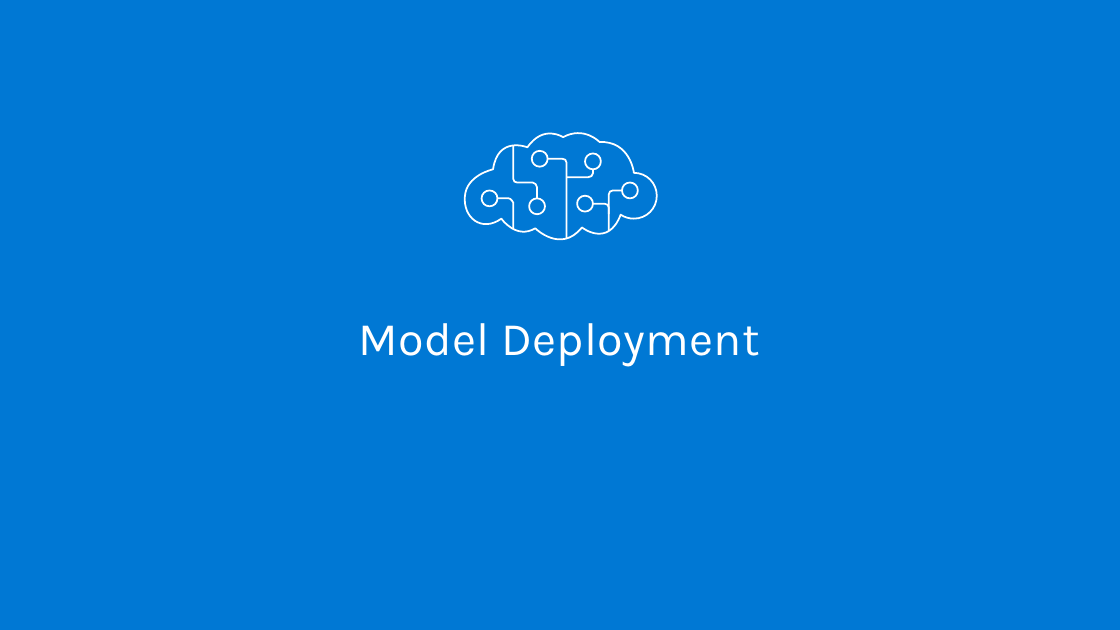
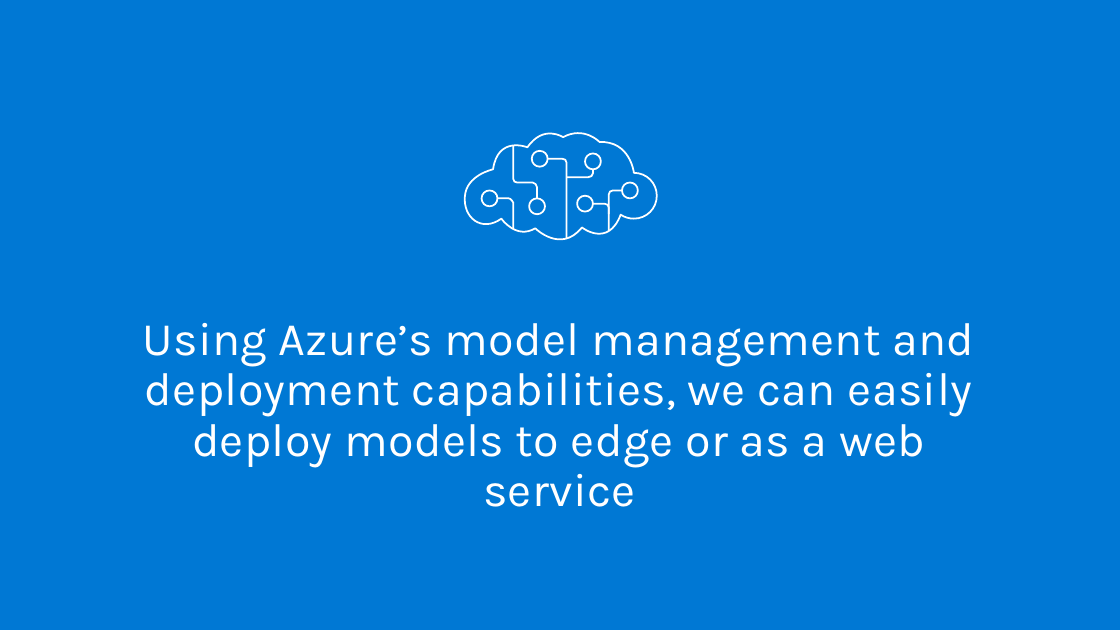
Before and after one commit to isabella232/Ignite2019-pre-day, a slide deck: slide 27 of Azure Machine Learning service - Overview.pptx (slide 28 before the commit). Drawn at 1120x630 pixels with LibreOffice and Linux fonts; fonts in the diff are those of the drawing; background and template pictures are left out. Boxes give left, top, right and bottom in pixels: in the first picture for what was removed or moved away, otherwise in the second. Text is boxed around its words. In the diff, an @@ line names an element or a change of style, - is before the commit and + after.

```diff
--- a/Azure Machine Learning service - Overview.pptx
+++ b/Azure Machine Learning service - Overview.pptx
@@ title at bbox=[143, 323, 975, 507]: text changed @@
-Model Deployment
+Using Azure’s model management and deployment capabilities, we can easily deploy models to edge or as a web service
```
Also in this commit, not shown: 1 other slide changed, 3 slides added, 3 slides removed.
